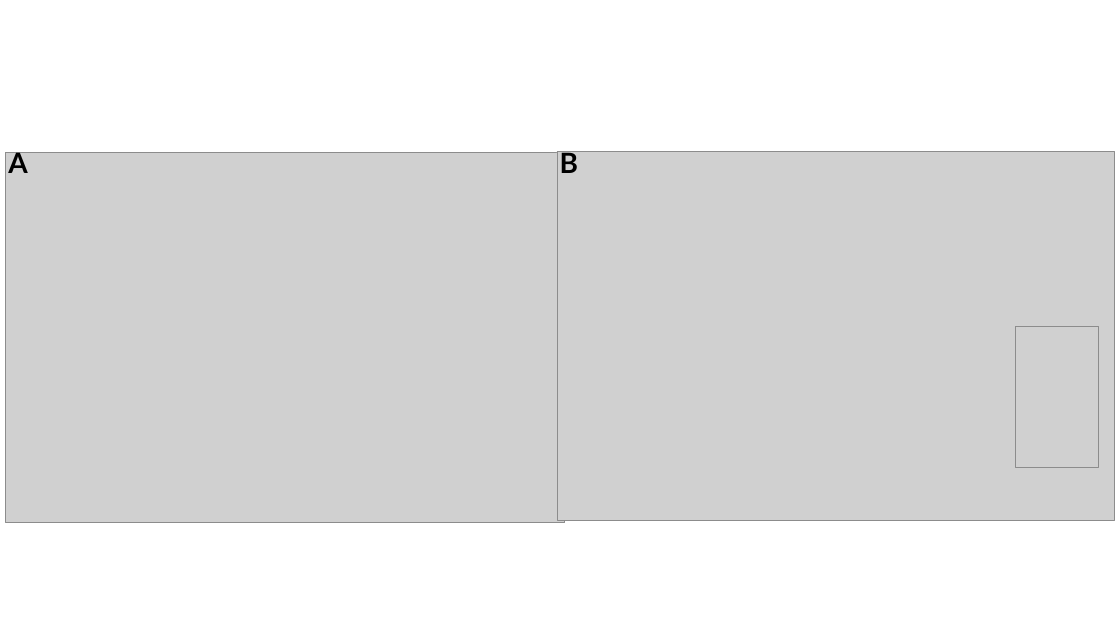
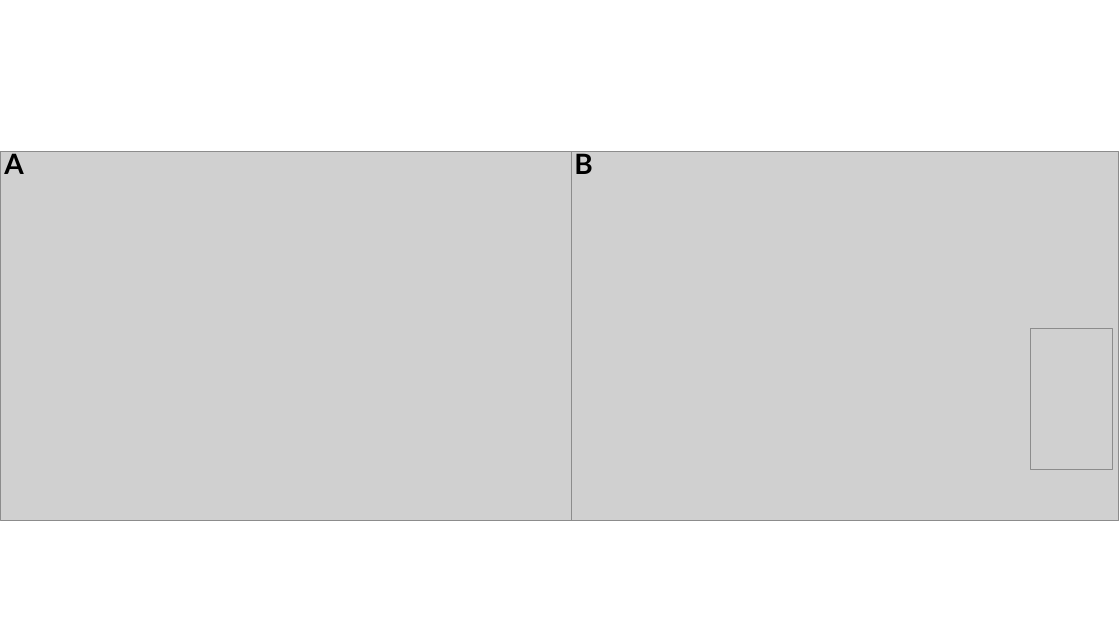
Before and after one commit to CoraHirst/disease-emergence, a slide deck: slide 6 of products/paper-figs/paper_figs.pptx. Drawn at 1120x630 pixels with LibreOffice and Linux fonts; fonts in the diff are those of the drawing; grey boxes stand for pictures. Boxes give left, top, right and bottom in pixels: in the first picture for what was removed or moved away, otherwise in the second. Text is boxed around its words. In the diff, an @@ line names an element or a change of style, - is before the commit and + after.

```diff
--- a/products/paper-figs/paper_figs.pptx
+++ b/products/paper-figs/paper_figs.pptx
@@ text "A": place and size @@
-text "A" at bbox=[8, 149, 27, 173]
+text "A" at bbox=[4, 150, 23, 174]
@@ text "B": place and size @@
-text "B" at bbox=[560, 149, 578, 173]
+text "B" at bbox=[574, 150, 592, 174]
@@ picture: place and size @@
-picture at bbox=[6, 152, 565, 523]
+picture at bbox=[1, 151, 576, 521]
@@ picture: place and size @@
-picture at bbox=[557, 151, 1115, 521]
+picture at bbox=[572, 151, 1119, 521]
@@ picture removed at bbox=[1016, 326, 1099, 467] @@
@@ picture: place and size @@
-picture at bbox=[1020, 326, 1099, 460]
+picture at bbox=[1030, 329, 1112, 471]
```
Also in this commit, not shown: 1 other slide changed, 16 other files.
